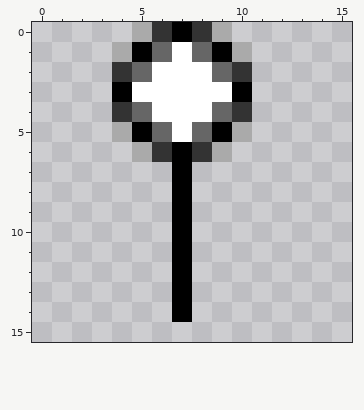
Two versions of one pixel-art sprite, Source/mesquite/ornamental/NodeSpots/spot1.gif. Above, as it was before the edit.
The file is 16x16 pixels.
New version:
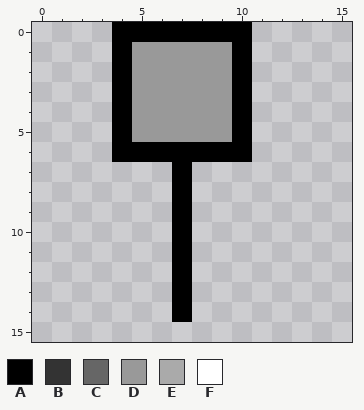
Palette (. is transparent): A #000000  B #333333  C #666666  D #999999  E #aaaaaa  F #ffffff
Author's note on the commit: Changing Node Spots mostly
Change:
Changed rows in their new state; - is an unchanged pixel.
first column x 4:
 0 AAA-AAA
 1 ADDDDDA
 2 ADDDDDA
 3 -DDDDD-
 4 ADDDDDA
 5 ADDDDDA
 6 AAA-AAA
Pixel boxes of the changes (left, top, right, bottom) in both pictures:
changed: (112, 22, 252, 162)
